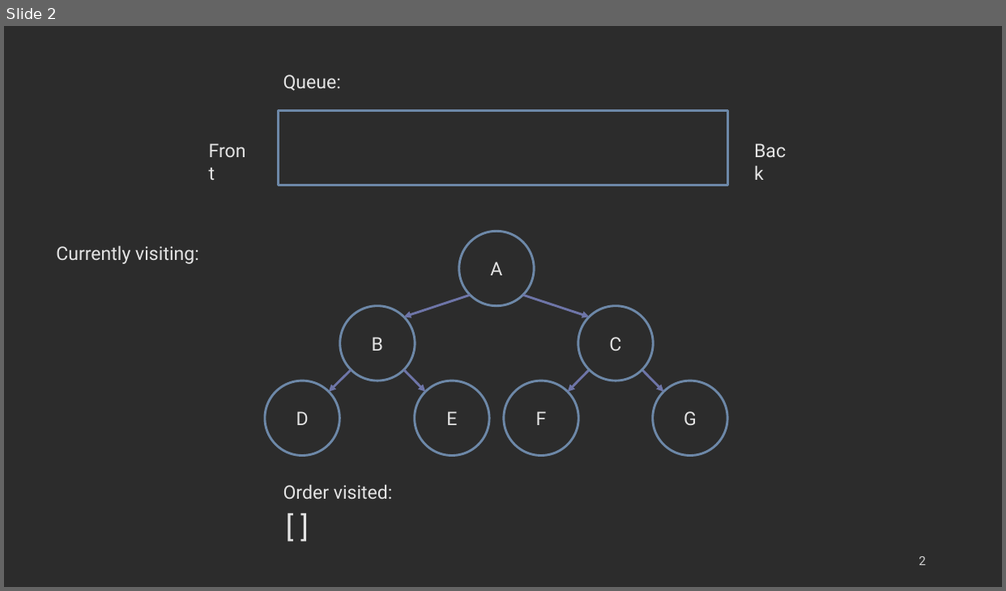
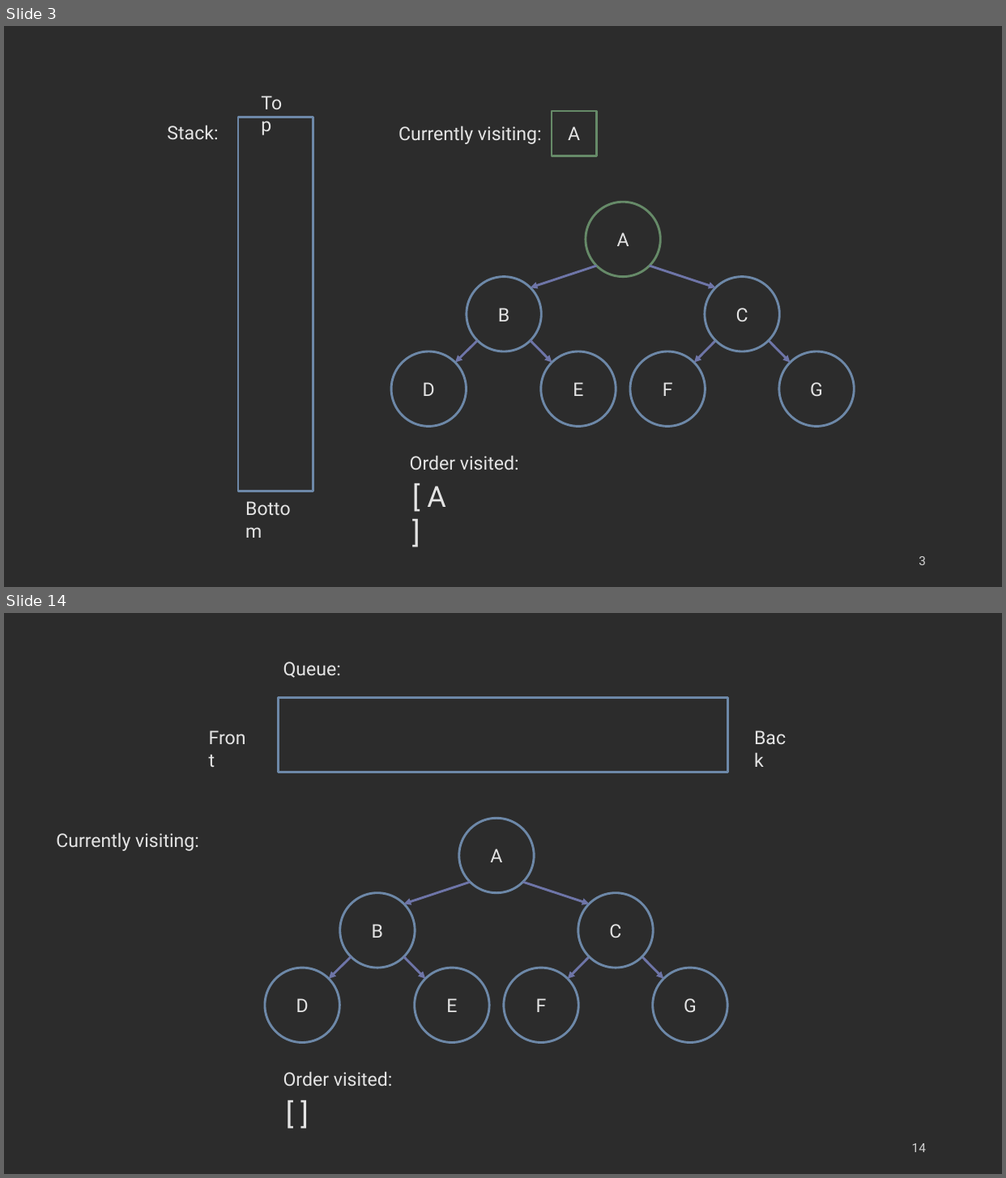
Before and after one commit to COP3530/edugator-content, a slide deck: trees/trees/images-ppt.pptx. Shown one above the other, each under a label of ours: slide 2 before the commit, slides 3 and 14 after it; the slides between them are not shown. The pictures are 1006x591 and 1006x1178 pixels, drawn with LibreOffice and Linux fonts; fonts in the diff are those of the drawing. Boxes give left, top, right and bottom in pixels: in the first picture for what was removed or moved away, otherwise in the second. Text is boxed around its words. In the diff, an @@ line names an element or a change of style, - is before the commit and + after.

```diff
--- a/trees/trees/images-ppt.pptx
+++ b/trees/trees/images-ppt.pptx
@@ slide 3 added at (4,26,1002,587), background #2C2C2C @@
@@ text added at (254,88,297,118), 18 pt, text #E4E4E4 @@
+Top
@@ rectangle added at (238,118,313,492), outline #6D88A8 2.25 pt @@
@@ rectangle added at (552,111,597,156), outline #668A68 2.25 pt, 18 pt, text #E4E4E4 @@
+A
@@ text added at (167,125,218,139), 18 pt, text #E4E4E4 @@
+Stack:
@@ text added at (398,126,542,144), 18 pt, text #E4E4E4 @@
+Currently visiting:
@@ ellipse added at (586,202,661,277), outline #668A68 2.25 pt, 18 pt, text #E4E4E4 @@
+A
@@ arrow added from (597, 266) to (530, 288), #6E75A8 2.25 pt @@
@@ arrow added from (650, 266) to (716, 288), #6E75A8 2.25 pt @@
@@ ellipse added at (467,277,542,352), outline #6D88A8 2.25 pt, 18 pt, text #E4E4E4 @@
+B
@@ ellipse added at (705,277,780,352), outline #6D88A8 2.25 pt, 18 pt, text #E4E4E4 @@
+C
@@ arrow added from (478, 340) to (455, 363), #6E75A8 2.25 pt @@
@@ arrow added from (530, 340) to (552, 363), #6E75A8 2.25 pt @@
@@ arrow added from (716, 340) to (694, 363), #6E75A8 2.25 pt @@
@@ arrow added from (769, 340) to (790, 363), #6E75A8 2.25 pt @@
@@ ellipse added at (391,352,466,426), outline #6D88A8 2.25 pt, 18 pt, text #E4E4E4 @@
+D
@@ ellipse added at (541,352,616,426), outline #6D88A8 2.25 pt, 18 pt, text #E4E4E4 @@
+E
@@ ellipse added at (631,352,705,426), outline #6D88A8 2.25 pt, 18 pt, text #E4E4E4 @@
+F
@@ ellipse added at (780,352,854,426), outline #6D88A8 2.25 pt, 18 pt, text #E4E4E4 @@
+G
@@ text added at (410,455,519,470), 18 pt, text #E4E4E4 @@
+Order visited:
@@ text added at (427,486,445,507), 28 pt, text #E4E4E4 @@
+[ A ]
@@ text added at (238,494,314,524), 18 pt, text #E4E4E4 @@
+Bottom
@@ page number added at (918,557,926,565), 12 pt, text #D1D1D1 @@
+3
@@ what was slide 2 is now slide 14 @@
@@ page number at (912,1144,926,1152): text changed @@
-2
+14
```
Also in this commit, not shown: 24 other slides added.
